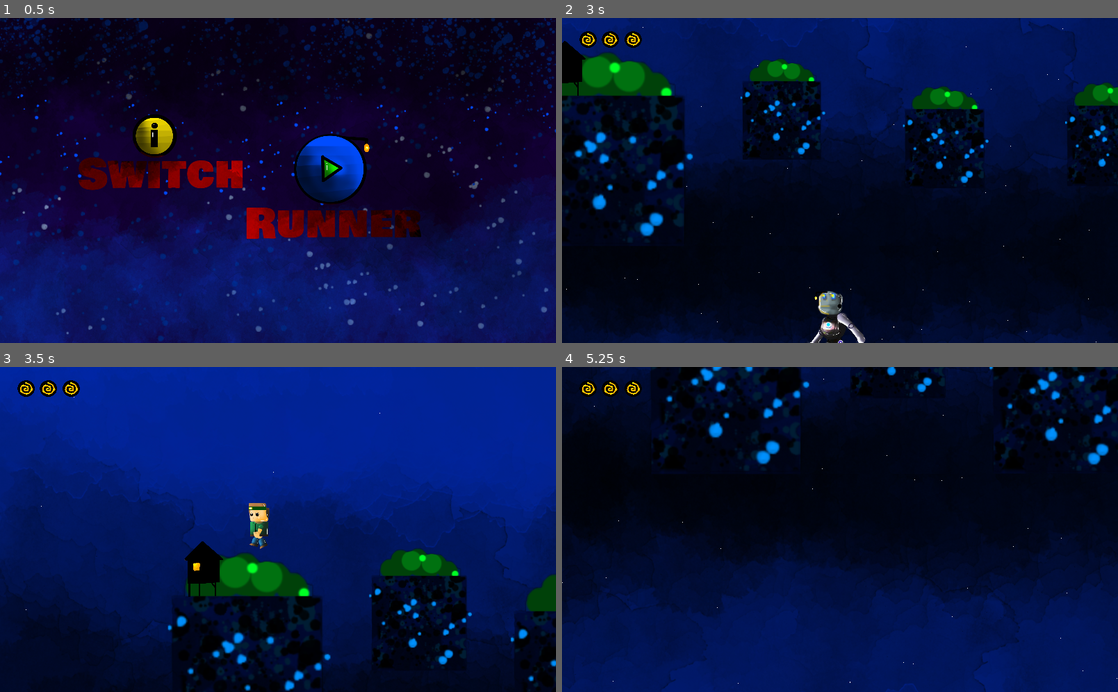
Above: before the commit, frames 1-4 (two rows, left to right).
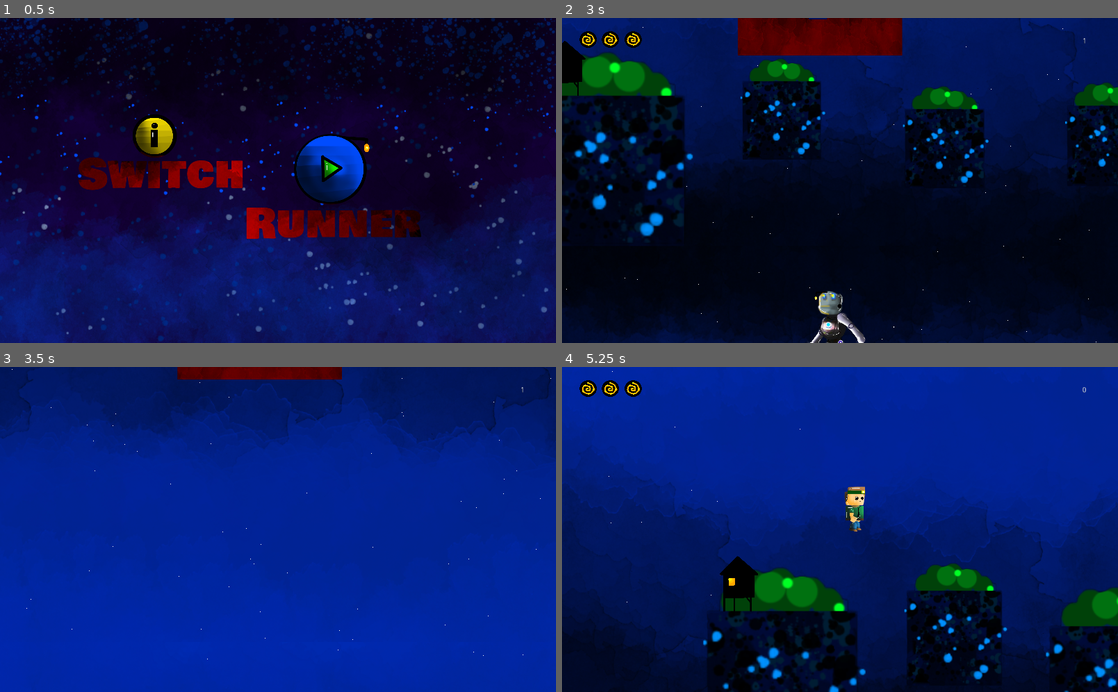
Above: after the commit, the same moments.

Repository: Zeno3463/geo-jam-2021
Game: Godot game, scene res://scene/Main Menu.tscn
Same seed, same stepped clock (60 frames per second), same inputs: the game is played once before the commit and once after it.
Inputs (mouse positions are in pixels of both pictures, inside the frame that each line leads up to):
- Up to frame 1 (0.5 s): no input
- Up to frame 2 (3 s): click (890, 187) at 0.5 s; move the mouse to (962, 164) at 1.27 s; hold W (up) 1.28-2.03 s; hold D (right) 1.28-2.78 s; move the mouse to (728, 196) at 2.02 s; click (728, 196) at 2.1 s; tap W (up) at 2.27, 2.3, 2.57 s; move the mouse to (895, 109) at 2.77 s; hold A (left) from 2.78 s (still down); hold W (up) from 2.78 s (still down); right-click (895, 109) at 2.85 s
- Up to frame 3 (3.5 s): keep holding A (left); keep holding W (up)
- Up to frame 4 (5.25 s): move the mouse to (812, 594) at 3.52 s; release A (left) at 3.53 s; release W (up) at 3.53 s; hold D (right) 3.53-4.25 s; tap W (up) at 3.6, 3.77, 4.07 s; click (828, 597) at 4.27 s; move the mouse to (1006, 578) at 5.02 s; hold D (right) from 5.03 s (still down); hold W (up) from 5.03 s (still down); click (1006, 578) at 5.1 s

Frame 1 is identical in both runs. In frame 2, 3.4% of the frame differs, in the area x 31-95%, y 0-12%; in frame 3, 81%; in frame 4, 91%, in the area x 0-100%, y 0-100%.

Commit message:
scoreboard and credits

Diff:
--- a/scene/Main Menu.tscn
+++ b/scene/Main Menu.tscn
@@ -1,10 +1,38 @@
-[gd_scene load_steps=6 format=2]
+[gd_scene load_steps=8 format=2]
 
 [ext_resource path="res://GUI/ui back.png" type="Texture" id=1]
 [ext_resource path="res://GUI/play button.png" type="Texture" id=2]
 [ext_resource path="res://GUI/game name.png" type="Texture" id=3]
 [ext_resource path="res://GUI/credit button.png" type="Texture" id=4]
 [ext_resource path="res://scripts/Main Menu.gd" type="Script" id=5]
+[ext_resource path="res://credits/credits.png" type="Texture" id=6]
+
+[sub_resource type="Animation" id=1]
+resource_name = "slide"
+tracks/0/type = "value"
+tracks/0/path = NodePath("TextureRect2:rect_position")
+tracks/0/interp = 2
+tracks/0/loop_wrap = true
+tracks/0/imported = false
+tracks/0/enabled = true
+tracks/0/keys = {
+"times": PoolRealArray( 0, 1 ),
+"transitions": PoolRealArray( 1, 1 ),
+"update": 0,
+"values": [ Vector2( -19.8114, -828.019 ), Vector2( -19.8114, -48.472 ) ]
+}
+tracks/1/type = "value"
+tracks/1/path = NodePath("TextureRect2:rect_rotation")
+tracks/1/interp = 1
+tracks/1/loop_wrap = true
+tracks/1/imported = false
+tracks/1/enabled = true
+tracks/1/keys = {
+"times": PoolRealArray( 0, 1 ),
+"transitions": PoolRealArray( 1, 1 ),
+"update": 0,
+"values": [ 0.0, 0.0 ]
+}
 
 [node name="Main Menu" type="Node2D"]
 script = ExtResource( 5 )
@@ -46,6 +74,30 @@
 "_edit_use_anchors_": false
 }
 
+[node name="TextureRect2" type="TextureRect" parent="CanvasLayer"]
+margin_left = -19.8114
+margin_top = -828.019
+margin_right = 1051.19
+margin_bottom = -64.0186
+texture = ExtResource( 6 )
+expand = true
+__meta__ = {
+"_edit_use_anchors_": false
+}
+
+[node name="Button" type="Button" parent="CanvasLayer/TextureRect2"]
+margin_left = 857.03
+margin_top = 580.794
+margin_right = 898.03
+margin_bottom = 600.794
+text = "back"
+__meta__ = {
+"_edit_use_anchors_": false
+}
+
+[node name="AnimationPlayer" type="AnimationPlayer" parent="CanvasLayer"]
+anims/slide = SubResource( 1 )
+
 [node name="Backgroudn" type="Sprite" parent="."]
 position = Vector2( 500.682, 300.575 )
 scale = Vector2( 0.682614, 0.682614 )
@@ -57,6 +109,5 @@
 [connection signal="mouse_entered" from="CanvasLayer/TextureButton" to="." method="_on_TextureButton_mouse_entered"]
 [connection signal="mouse_exited" from="CanvasLayer/TextureButton" to="." method="_on_TextureButton_mouse_exited"]
 [connection signal="pressed" from="CanvasLayer/TextureButton" to="." method="_on_TextureButton_pressed"]
-[connection signal="mouse_entered" from="CanvasLayer/TextureButton2" to="." method="_on_TextureButton_mouse_entered"]
-[connection signal="mouse_exited" from="CanvasLayer/TextureButton2" to="." method="_on_TextureButton_mouse_exited"]
-[connection signal="pressed" from="CanvasLayer/TextureButton2" to="." method="_on_TextureButton_pressed"]
+[connection signal="pressed" from="CanvasLayer/TextureButton2" to="." method="_on_TextureButton2_pressed"]
+[connection signal="pressed" from="CanvasLayer/TextureRect2/Button" to="." method="_on_Button_pressed"]
--- a/scene/main scene.tscn
+++ b/scene/main scene.tscn
@@ -6,6 +6,10 @@
 [ext_resource path="res://scripts/Level Generator.gd" type="Script" id=4]
 [ext_resource path="res://Level design/house 1.png" type="Texture" id=5]
 [ext_resource path="res://GUI/lives.png" type="Texture" id=6]
+[ext_resource path="res://scripts/CanvasLayer.gd" type="Script" id=7]
+[ext_resource path="res://GUI/score bord.png" type="Texture" id=8]
+[ext_resource path="res://GUI/score.png" type="Texture" id=9]
+[ext_resource path="res://GUI/restart button.png" type="Texture" id=10]
 
 [node name="Node2D" type="Node2D"]
 
@@ -29,6 +33,11 @@
 z_index = -2
 texture = ExtResource( 1 )
 
+[node name="background4" type="Sprite" parent="ParallaxBackground/ParallaxLayer"]
+position = Vector2( 263.323, 1745.2 )
+z_index = -2
+texture = ExtResource( 1 )
+
 [node name="background3" type="Sprite" parent="ParallaxBackground/ParallaxLayer"]
 position = Vector2( 263.323, -868.826 )
 scale = Vector2( 1, -1 )
@@ -49,10 +58,50 @@
 
 [node name="Player" parent="." instance=ExtResource( 2 )]
 position = Vector2( 34.5991, 34.819 )
+z_index = 1
 
 [node name="Camera2D" type="Camera2D" parent="Player"]
 current = true
 smoothing_enabled = true
+
+[node name="TextureRect" type="TextureRect" parent="Player"]
+margin_left = -334.027
+margin_top = -1021.93
+margin_right = 280.973
+margin_bottom = -406.932
+texture = ExtResource( 8 )
+expand = true
+__meta__ = {
+"_edit_use_anchors_": false
+}
+
+[node name="TextureRect2" type="TextureRect" parent="Player/TextureRect"]
+margin_left = 140.5
+margin_top = 128.5
+margin_right = 479.5
+margin_bottom = 176.5
+texture = ExtResource( 9 )
+expand = true
+__meta__ = {
+"_edit_use_anchors_": false
+}
+
+[node name="Label" type="Label" parent="Player/TextureRect"]
+margin_left = 274.419
+margin_top = 251.749
+margin_right = 389.419
+margin_bottom = 266.749
+text = "score: "
+
+[node name="TextureButton" type="TextureButton" parent="Player/TextureRect"]
+margin_left = 288.304
+margin_top = 409.711
+margin_right = 330.304
+margin_bottom = 451.711
+texture_normal = ExtResource( 10 )
+expand = true
+
+[node name="Tween" type="Tween" parent="Player"]
 
 [node name="Platform" parent="." instance=ExtResource( 3 )]
 position = Vector2( -48.4264, 253.105 )
@@ -64,6 +113,7 @@
 texture = ExtResource( 5 )
 
 [node name="CanvasLayer" type="CanvasLayer" parent="."]
+script = ExtResource( 7 )
 
 [node name="Lives" type="Node2D" parent="CanvasLayer"]
 
@@ -99,3 +149,14 @@
 __meta__ = {
 "_edit_use_anchors_": false
 }
+
+[node name="Label" type="Label" parent="CanvasLayer"]
+margin_left = 958.0
+margin_top = 36.0
+margin_right = 998.0
+margin_bottom = 50.0
+__meta__ = {
+"_edit_use_anchors_": false
+}
+
+[connection signal="pressed" from="Player/TextureRect/TextureButton" to="Player" method="_on_TextureButton_pressed"]
--- /dev/null
+++ b/scripts/CanvasLayer.gd
@@ -0,0 +1,6 @@
+extends CanvasLayer
+
+var score = 0
+
+func _process(delta):
+	$Label.text = str(score)
--- a/scripts/Main Menu.gd
+++ b/scripts/Main Menu.gd
@@ -8,3 +8,9 @@
 
 func _on_TextureButton_mouse_exited():
 	$CanvasLayer/TextureButton.modulate = Color.white
+
+func _on_TextureButton2_pressed():
+	$CanvasLayer/AnimationPlayer.play("slide")
+
+func _on_Button_pressed():
+	$CanvasLayer/AnimationPlayer.play_backwards("slide")
--- a/scripts/Player.gd
+++ b/scripts/Player.gd
@@ -6,10 +6,15 @@
 export var jumpForce = -1000
 var attacking = false
 var is_robot = false
+var is_dead = false
 
 func _physics_process(_delta):
 
+	if is_dead: return
+
 	if position.y > 1000: die()
+
+	get_parent().get_node("CanvasLayer").score = int(position.x/300)
 
 	if Input.is_action_just_pressed("switch"):
 		$robot.visible = not $robot.visible
@@ -56,9 +61,17 @@
 func die():
 	var lives = get_parent().get_node("CanvasLayer/Lives").get_child_count()
 	if lives <= 0:
-		get_tree().change_scene("res://scene/main scene.tscn")
+		is_dead = true
+		$hero.queue_free()
+		$robot.queue_free()
+		$TextureRect/Label.text = "score: " + str(get_parent().get_node("CanvasLayer").score)
+		$Tween.interpolate_property($TextureRect, "rect_position", $TextureRect.rect_position, Vector2($TextureRect.rect_position.x, -305.58), 1, Tween.TRANS_SINE, Tween.EASE_IN_OUT)
+		$Tween.start()
 	else:
 		modulate = Color.red
 		get_parent().get_node("CanvasLayer/Lives").get_child(lives-1).queue_free()
 		yield(get_tree().create_timer(0.1), "timeout")
 		modulate = Color.white
+
+func _on_TextureButton_pressed():
+	get_tree().change_scene("res://scene/main scene.tscn")
Binary file added: GUI/restart button.png
Not shown, added: GUI/restart button.png.import
Binary file added: GUI/score.png
Not shown, added: GUI/score.png.import
Not shown, added: credits/credits.png.import
Not shown, added: final robot/final bot.png.import
Not shown, added: game icon/game icon.png.import
Not shown, added: more house/more houses.png.import
Not shown: 1 places in scene/main scene.tscn that only renumber resources
Not shown, changed: exports/index.html
Not shown, changed: exports/index.pck
Not shown, changed: exports/index.zip
